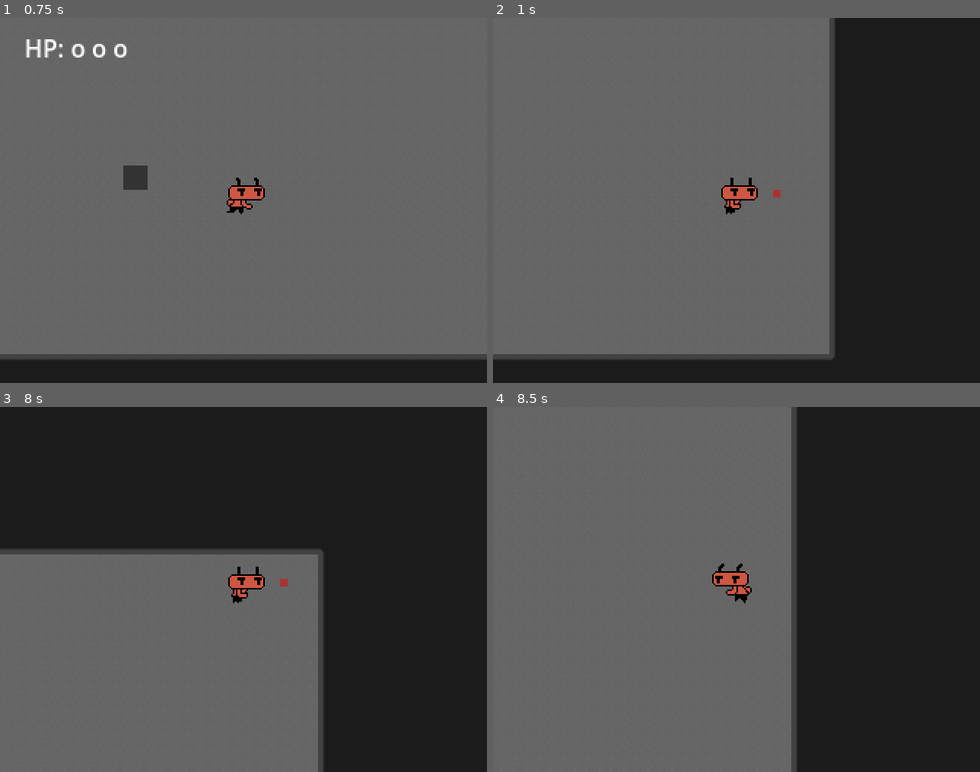
Above: before the commit, frames 1-4 (two rows, left to right).
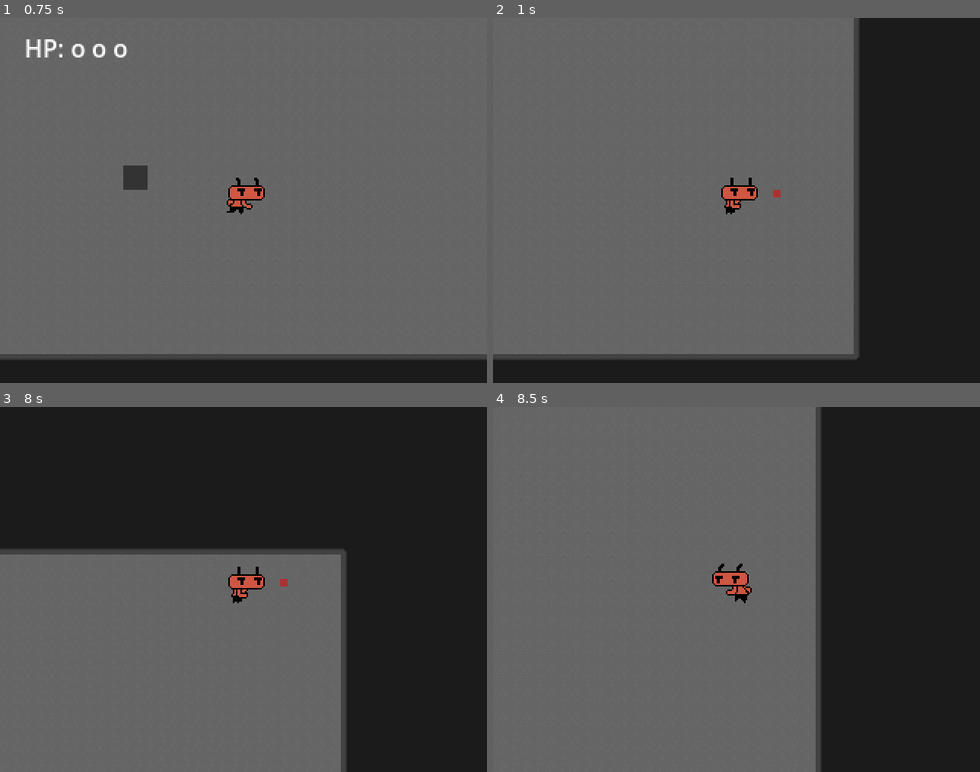
Above: after the commit, the same moments.

Repository: dead-rabbit-studio/hell-scout
Game: Godot game, scene res://main_game.tscn
The game is run twice, just before and just after one commit, with the same random seed, the same clock (stepped at 60 frames per second) and the same inputs.
Inputs:
- Up to frame 1 (0.75 s): hold Right (move_right) from 0.53 s (still down); tap J (dash) at 0.6 s
- Up to frame 2 (1 s): keep holding Right (move_right)
- Up to frame 3 (8 s): release Right (move_right) at 1.28 s; hold Down (move_down) 1.28-2.03 s; tap Space (attack) at 1.35, 4.35, 7.35 s; tap J (dash) at 1.55, 2.1, 3.05, 3.6, 4.55, 5.1, 6.05, 6.6, 7.55 s; hold Right (move_right) 2.03-2.78 s; hold Up (move_up) 2.78-3.53 s; tap E (interact) at 2.85, 5.85 s; hold Left (move_left) 3.53-5.03 s; hold Down (move_down) 5.03-5.78 s; hold Right (move_right) 5.78-6.53 s; hold Up (move_up) 6.53-7.28 s; hold Right (move_right) from 7.28 s (still down)
- Up to frame 4 (8.5 s): release Right (move_right) at 8.03 s; hold Down (move_down) from 8.03 s (still down); tap J (dash) at 8.1 s

Frame 1 is identical in both runs. In frame 2, 5.5% of the frame differs, in the area x 69-75%, y 0-94%; in frame 3, 3.4%; in frame 4, 5.9%, in the area x 61-68%, y 0-100%.

Commit message:
refact: extract dash logic to DashController

Diff:
--- /dev/null
+++ b/core/dash/dash_controller.tscn
@@ -0,0 +1,14 @@
+[gd_scene load_steps=2 format=3 uid="uid://cbleicxos7fdn"]
+
+[ext_resource type="Script" uid="uid://ytlnlavpfsw1" path="res://player/scouter/dash_controller.gd" id="1_66t1s"]
+
+[node name="DashController" type="Node"]
+script = ExtResource("1_66t1s")
+
+[node name="DashDurationTimer" type="Timer" parent="."]
+one_shot = true
+
+[node name="DashCooldownTimer" type="Timer" parent="."]
+
+[connection signal="timeout" from="DashDurationTimer" to="." method="_on_dash_duration_timer_timeout"]
+[connection signal="timeout" from="DashCooldownTimer" to="." method="_on_dash_cool_down_timeout"]
--- /dev/null
+++ b/player/scouter/dash_controller.gd
@@ -0,0 +1,31 @@
+class_name  DashController
+extends Node
+
+@export var dash_speed:float = 1200.0
+@export var cooldown:float = 0.6
+@export var dash_duration:float = 0.14
+
+@onready var dash_duration_timer: Timer = $DashDurationTimer
+@onready var dash_cooldown_timer: Timer = $DashCooldownTimer
+
+var is_dashing: bool = false
+var _is_on_dash_cooldown: bool = false
+
+
+func dash():
+	if not _is_on_dash_cooldown:
+		dash_duration_timer.start(dash_duration)
+		is_dashing = true
+		_is_on_dash_cooldown = true
+		dash_cooldown_timer.start(cooldown)
+		print("player is dashing")
+	else:
+		print("player can´t dash, because its on cooldown")
+
+
+func _on_dash_duration_timer_timeout() -> void:
+	is_dashing = false
+
+
+func _on_dash_cool_down_timeout() -> void:
+	_is_on_dash_cooldown = false
--- a/player/scouter/player.gd
+++ b/player/scouter/player.gd
@@ -15,16 +15,13 @@
 @export var player_area: CollisionShape2D
 @export var health: Health
 @export var controller: Controller
-@export var dash_duration_timer: Timer
-@export var dash_cooldown_timer: Timer
+@export var dash_controller: DashController
 
 var _current_direction_vector: Vector2 = Vector2.ZERO
 var _last_direction: Vector2 = Vector2.RIGHT
 
 var _melee_attack_scene = preload(R.scenes.melee_attack)
 var _current_melee_attack: Area2D = null
-var _is_dashing: bool = false
-var _dash_cooldown: bool = false
 
 
 func take_damage(damage: float):
@@ -62,8 +59,8 @@
 
 
 	var current_speed = 0
-	if _is_dashing:
-		current_speed = dash_speed
+	if dash_controller.is_dashing:
+		current_speed = dash_controller.dash_speed
 	else:
 		current_speed = speed
 
@@ -106,20 +103,4 @@
 
 
 func _on_controller_dash() -> void:
-	if not _dash_cooldown:
-		dash_duration_timer.start(0.15)
-		_is_dashing = true
-		_dash_cooldown = true
-		dash_cooldown_timer.start(0.6)
-		print_debug("player is dashing")
-	else:
-		print_debug("player cant dash, because its on cooldown")
-
-
-func _on_dash_duration_timer_timeout() -> void:
-	_is_dashing = false
-	print("player stop dashing")
-
-
-func _on_dash_cool_down_timeout() -> void:
-	_dash_cooldown = false
+	dash_controller.dash()
--- a/player/scouter/player.tscn
+++ b/player/scouter/player.tscn
@@ -8,6 +8,7 @@
 [ext_resource type="Script" uid="uid://dk6c2ekjt03rb" path="res://core/interaction/interactor.gd" id="6_lvn4h"]
 [ext_resource type="Script" uid="uid://b764cfuwjod78" path="res://core/controller/input_controller.gd" id="7_japc8"]
 [ext_resource type="Script" uid="uid://dn0kpuxadkspe" path="res://player/scouter/neural_network.gd" id="8_lldpg"]
+[ext_resource type="PackedScene" uid="uid://cbleicxos7fdn" path="res://core/dash/dash_controller.tscn" id="9_kq2vb"]
 
 [sub_resource type="RectangleShape2D" id="RectangleShape2D_lmx7v"]
 size = Vector2(24, 5)
@@ -288,15 +289,14 @@
 transitions = ["Start", "Idle", SubResource("AnimationNodeStateMachineTransition_ymc3b"), "Running", "Idle", SubResourc …(200 unchanged characters)…
 graph_offset = Vector2(-106.71, -104.37)
 
-[node name="Player" type="CharacterBody2D" node_paths=PackedStringArray("player_area", "health", "controller", "dash_duration_timer", "dash_cooldown_timer") groups=["Player"]]
+[node name="Player" type="CharacterBody2D" node_paths=PackedStringArray("player_area", "health", "controller", "dash_controller") groups=["Player"]]
 platform_wall_layers = 51
 script = ExtResource("1_opm3m")
 max_health = 3
 player_area = NodePath("PlayerArea/CollisionShape2D")
 health = NodePath("Health")
 controller = NodePath("Controller")
-dash_duration_timer = NodePath("Dash/DashDurationTimer")
-dash_cooldown_timer = NodePath("Dash/DashCoolDown")
+dash_controller = NodePath("DashController")
 
 [node name="CollisionShape2D" type="CollisionShape2D" parent="." groups=["Player"]]
 position = Vector2(2, 13.5)
@@ -364,12 +364,7 @@
 [node name="Timer" type="Timer" parent="."]
 autostart = true
 
-[node name="Dash" type="Node" parent="."]
-
-[node name="DashDurationTimer" type="Timer" parent="Dash"]
-one_shot = true
-
-[node name="DashCoolDown" type="Timer" parent="Dash"]
+[node name="DashController" parent="." instance=ExtResource("9_kq2vb")]
 
 [connection signal="depleted" from="Health" to="." method="_on_health_depleted"]
 [connection signal="interacted" from="Interactor" to="." method="_on_interactor_interacted"]
@@ -379,5 +374,3 @@
 [connection signal="moved" from="Controller" to="." method="_on_controller_moved"]
 [connection signal="action_required" from="NeuralNetwork" to="Controller" method="_on_neural_network_action_required"]
 [connection signal="timeout" from="Timer" to="." method="_on_timer_timeout"]
-[connection signal="timeout" from="Dash/DashDurationTimer" to="." method="_on_dash_duration_timer_timeout"]
-[connection signal="timeout" from="Dash/DashCoolDown" to="." method="_on_dash_cool_down_timeout"]
Not shown, added: player/scouter/dash_controller.gd.uid
Not shown: 1 places in player/scouter/player.tscn that only renumber resources
Not shown, changed: README.md
